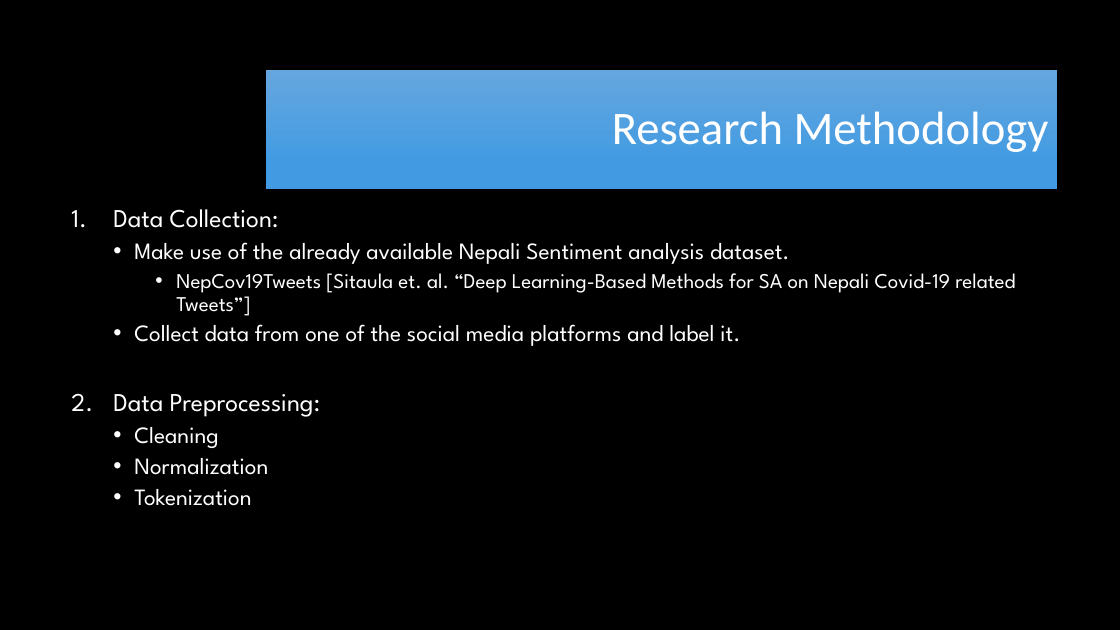
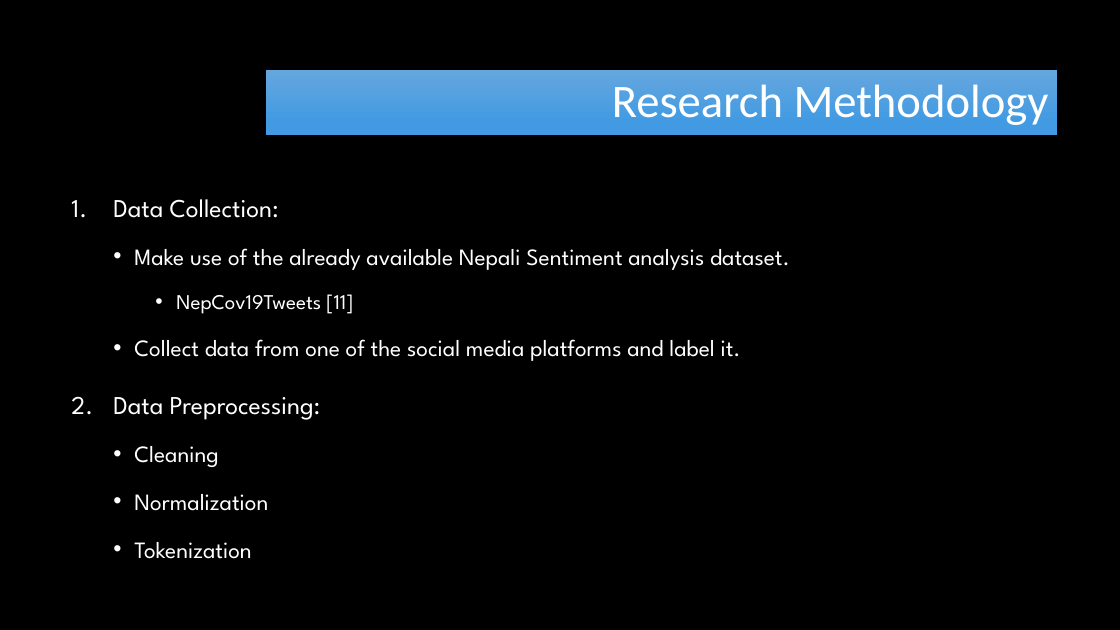
Before and after one commit to RayGone/Thesis, a slide deck: slide 14 of Proposal Defense Presentation.pptx. Drawn at 1120x630 pixels with LibreOffice and Linux fonts; fonts in the diff are those of the drawing; background and template pictures are left out. Boxes give left, top, right and bottom in pixels: in the first picture for what was removed or moved away, otherwise in the second. Text is boxed around its words. In the diff, an @@ line names an element or a change of style, - is before the commit and + after.

```diff
--- a/Proposal Defense Presentation.pptx
+++ b/Proposal Defense Presentation.pptx
@@ title "Research Methodology": place and size @@
-title "Research Methodology" at box(266, 71, 1058, 189)
+title "Research Methodology" at box(266, 71, 1058, 135)
@@ text "Data Collection:": place and size @@
-text "Data Collection:" at box(113, 209, 1015, 506)
+text "Data Collection:" at box(113, 199, 790, 559)
@@ text at box(113, 199, 790, 559): line spacing 0.9 to 1.5 @@
@@ text at box(176, 294, 353, 314): text changed @@
-    • NepCov19Tweets [Sitaula et. al. “Deep Learning-Based Methods for SA on Nepali Covid-19 related Tweets”]
+    • NepCov19Tweets [11]
```
Also in this commit, not shown: 12 other slides changed, 6 slides added, 1 slide removed.
